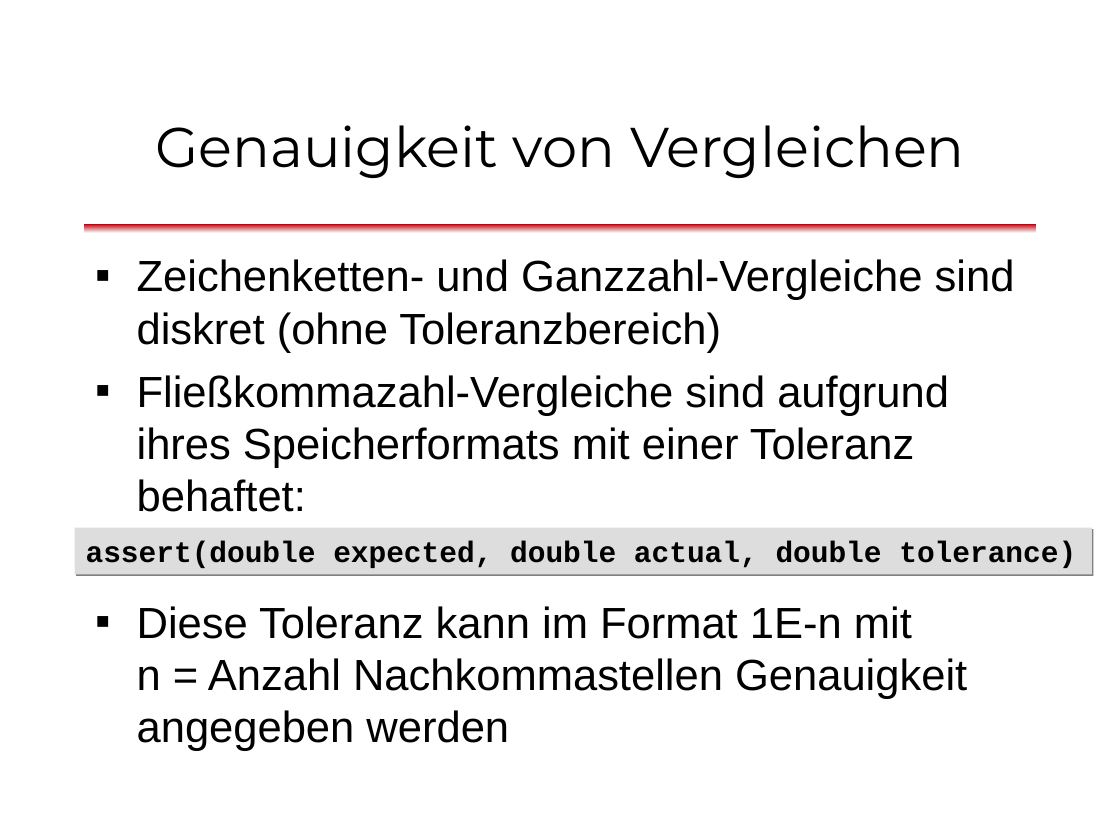
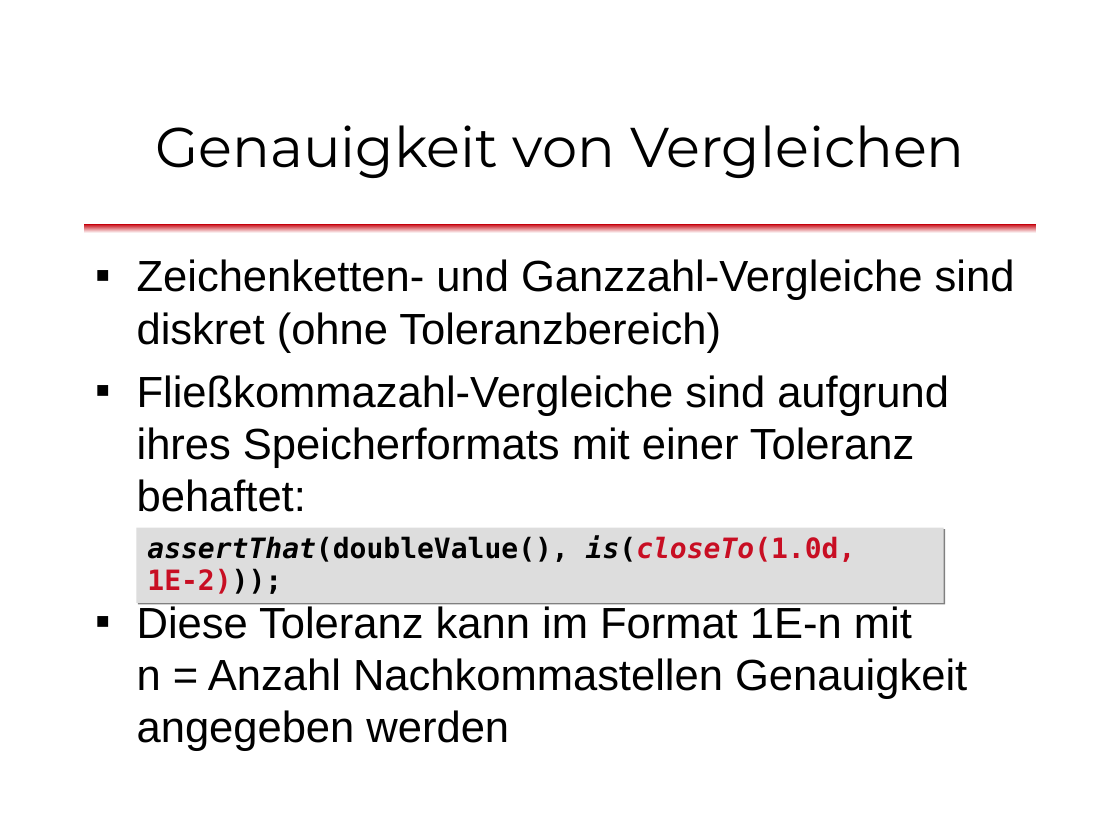
Before and after one commit to dlindner/vorlesung-se2-dhbw, a slide deck: slide 36 of added_2013/Unit Tests mit JUnit (2013).odp (slide 41 before the commit). Drawn at 1120x840 pixels with LibreOffice and Linux fonts; fonts in the diff are those of the drawing; background and template pictures are left out. Boxes give left, top, right and bottom in pixels: in the first picture for what was removed or moved away, otherwise in the second. Text is boxed around its words. In the diff, an @@ line names an element or a change of style, - is before the commit and + after.

```diff
--- a/added_2013/Unit Tests mit JUnit (2013).odp
+++ b/added_2013/Unit Tests mit JUnit (2013).odp
@@ rectangle removed at bbox=[75, 528, 1092, 575] @@
-assert(double expected, double actual, double tolerance)
@@ rectangle added at bbox=[137, 528, 944, 603], fill #DDDDDD, 18 pt, text #000000, bold @@
+assertThat(doubleValue(), is(closeTo(1.0d, 1E-2)));
```
Also in this commit, not shown: 4 other slides changed, 8 slides added, 10 slides removed.
